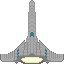
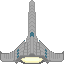
Revision of a layered 64×64 image; what changed, layer by layer:
painted on "Layer 5" over [0, 51, 64, 55]
